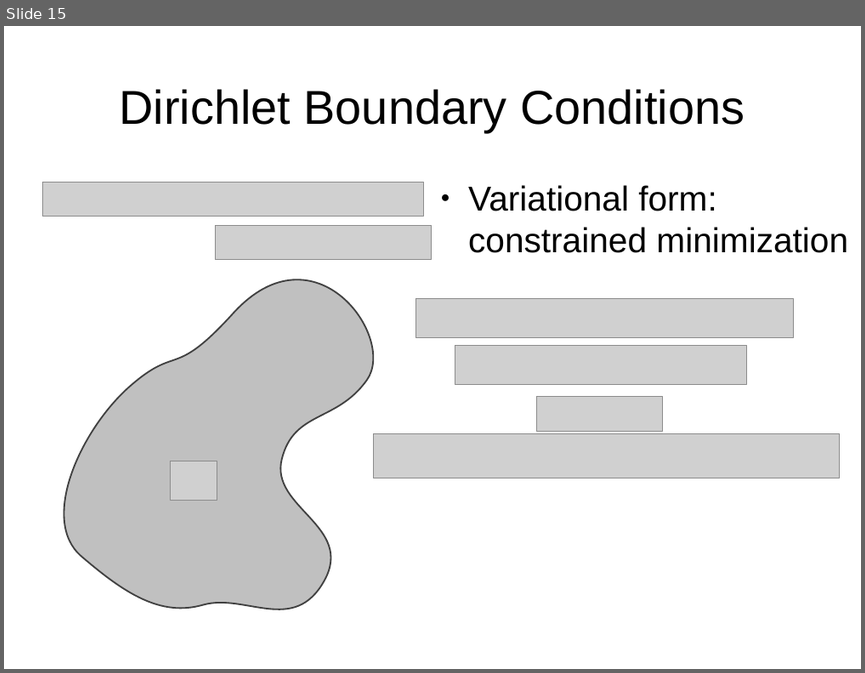
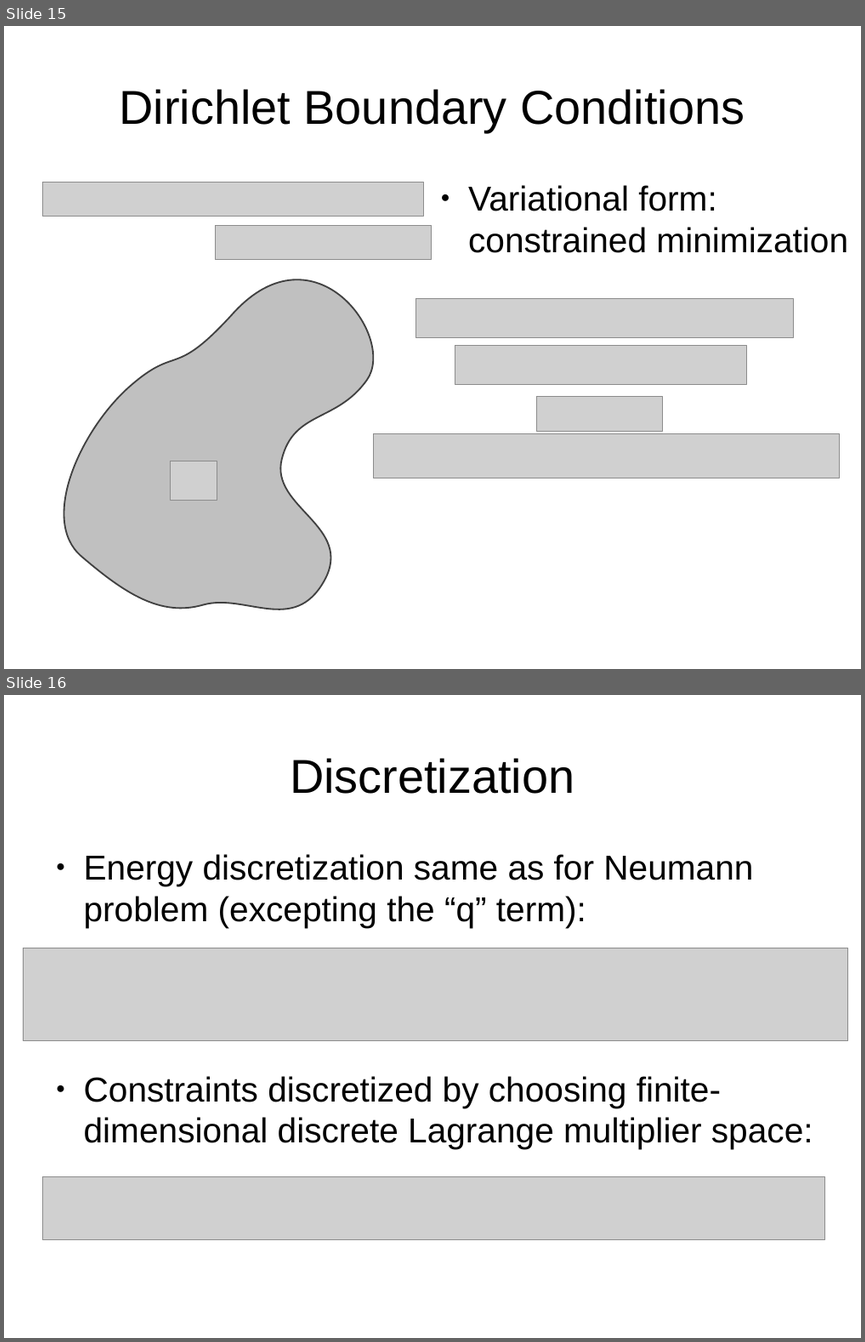
Before and after one commit to jhellrung/documents, a slide deck: presentations/sandia.2011.11.08/slides.odp. Shown one above the other, each under a label of ours: slide 15 before the commit, slides 15 and 16 after it. The pictures are 865x673 and 865x1342 pixels, drawn with LibreOffice and Linux fonts; fonts in the diff are those of the drawing; grey boxes stand for pictures. Boxes give left, top, right and bottom in pixels: in the first picture for what was removed or moved away, otherwise in the second. Text is boxed around its words. In the diff, an @@ line names an element or a change of style, - is before the commit and + after.

```diff
--- a/presentations/sandia.2011.11.08/slides.odp
+++ b/presentations/sandia.2011.11.08/slides.odp
@@ slide 16 added at box(4, 695, 861, 1338), background #FFFFFF @@
@@ title added at box(290, 758, 574, 794), 44 pt, text #000000 @@
+Discretization
@@ text added at box(84, 854, 753, 928), 32 pt, text #000000 @@
+● Energy discretization same as for Neumann problem (excepting the “q” term):
@@ picture added at box(24, 947, 848, 1041) @@
@@ text added at box(84, 1076, 813, 1149), 32 pt, text #000000 @@
+● Constraints discretized by choosing finite-dimensional discrete Lagrange multiplier space:
@@ picture added at box(43, 1177, 825, 1239) @@
```
Also in this commit, not shown: 2 slides changed, 2 other slides added.
